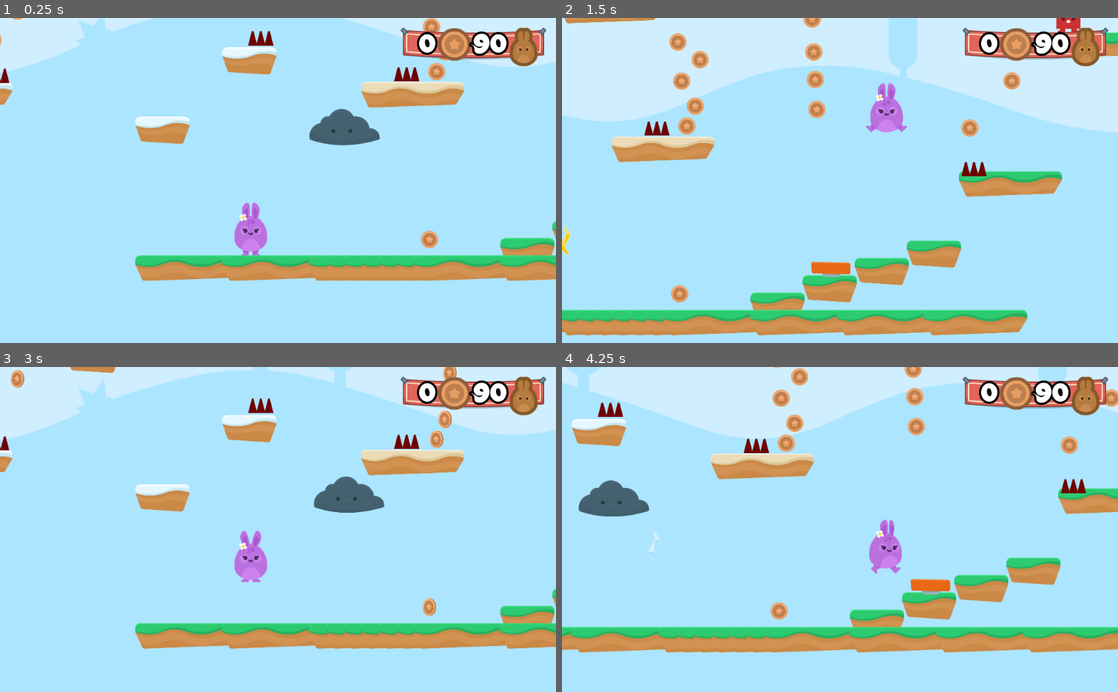
Above: before the commit, frames 1-4 (two rows, left to right).
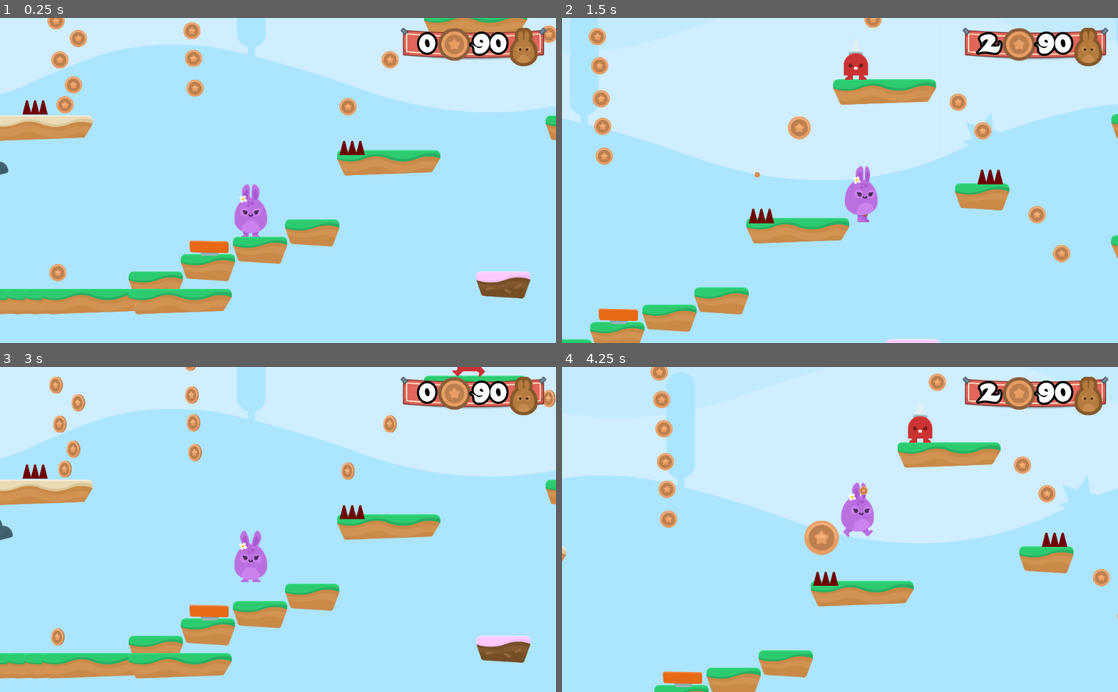
Above: after the commit, the same moments.

Repository: Roopaish/Godot-Game-Development
Game: Godot game, scene res://Levels/Level1.tscn
Same seed, same stepped clock (60 frames per second), same inputs: the game is played once before the commit and once after it.
Inputs:
- Up to frame 1 (0.25 s): no input
- Up to frame 2 (1.5 s): hold Right (right) from 0.53 s (still down); tap Up (jump) at 0.77 s
- Up to frame 3 (3 s): tap Up (jump) at 1.52 s; release Right (right) at 2.03 s; hold Left (left) 2.03-2.75 s; click "Try Again" at 2.75 s
- Up to frame 4 (4.25 s): hold Right (right) from 3.53 s (still down); tap Up (jump) at 3.77 s

The runs differ from the first frame. In frame 1, 31% of the frame differs, in the area x 0-100%, y 0-92%; in frame 2, 38%; in frame 3, 31%; in frame 4, 49%, in the area x 0-100%, y 0-100%.

Commit message:
game done

Diff:
--- /dev/null
+++ b/Hoppy Days/Items/Portal.gd
@@ -0,0 +1,4 @@
+extends Node2D
+
+func _on_Area2D_body_entered(body):
+	get_tree().call_group("Gamestate", "win_game")
--- /dev/null
+++ b/Hoppy Days/Items/Portal.tscn
@@ -0,0 +1,62 @@
+[gd_scene load_steps=7 format=2]
+
+[ext_resource path="res://GFX/Particles/portal_yellowParticle.png" type="Texture" id=1]
+[ext_resource path="res://GFX/Items/portal_yellow.png" type="Texture" id=2]
+[ext_resource path="res://Items/Portal.gd" type="Script" id=3]
+
+[sub_resource type="RectangleShape2D" id=1]
+extents = Vector2( 115.737, 42.5784 )
+
+[sub_resource type="Animation" id=2]
+resource_name = "PortalStretch"
+length = 2.0
+loop = true
+step = 1.0
+tracks/0/type = "value"
+tracks/0/path = NodePath(".:scale")
+tracks/0/interp = 1
+tracks/0/loop_wrap = true
+tracks/0/imported = false
+tracks/0/enabled = true
+tracks/0/keys = {
+"times": PoolRealArray( 0, 1 ),
+"transitions": PoolRealArray( 1, 1 ),
+"update": 0,
+"values": [ Vector2( 1, 1 ), Vector2( 1.25, 1 ) ]
+}
+
+[sub_resource type="ParticlesMaterial" id=3]
+emission_shape = 1
+emission_sphere_radius = 64.0
+flag_disable_z = true
+gravity = Vector3( 0, 98, 0 )
+orbit_velocity = 0.25
+orbit_velocity_random = 0.0
+
+[node name="Portal" type="Node2D"]
+script = ExtResource( 3 )
+
+[node name="Area2D" type="Area2D" parent="."]
+collision_layer = 0
+
+[node name="Sprite" type="Sprite" parent="Area2D"]
+texture = ExtResource( 2 )
+
+[node name="CollisionShape2D" type="CollisionShape2D" parent="Area2D"]
+visible = false
+shape = SubResource( 1 )
+
+[node name="AnimationPlayer" type="AnimationPlayer" parent="Area2D"]
+autoplay = "PortalStretch"
+anims/PortalStretch = SubResource( 2 )
+
+[node name="Particles2D" type="Particles2D" parent="Area2D"]
+lifetime = 2.0
+randomness = 0.72
+process_material = SubResource( 3 )
+texture = ExtResource( 1 )
+
+[node name="Timer" type="Timer" parent="Area2D"]
+
+[connection signal="body_entered" from="Area2D" to="." method="_on_Area2D_body_entered"]
+[connection signal="timeout" from="Area2D/Timer" to="." method="_on_Timer_timeout"]
--- a/Hoppy Days/Levels/GameState.gd
+++ b/Hoppy Days/Levels/GameState.gd
@@ -32,3 +32,6 @@
 
 func end_game():
 	get_tree().change_scene("res://Levels/GameOver.tscn")
+
+func win_game():
+	get_tree().change_scene("res://Levels/Victory.tscn")
--- a/Hoppy Days/Levels/Level1.tscn
+++ b/Hoppy Days/Levels/Level1.tscn
@@ -10,24 +10,25 @@
 [ext_resource path="res://Items/Coin.tscn" type="PackedScene" id=8]
 [ext_resource path="res://NPCs/Spikeman.tscn" type="PackedScene" id=9]
 [ext_resource path="res://NPCs/Cloud.tscn" type="PackedScene" id=10]
+[ext_resource path="res://Items/Portal.tscn" type="PackedScene" id=11]
 
 [node name="Level1" type="Node2D"]
 script = ExtResource( 6 )
 
 [node name="Player" parent="." instance=ExtResource( 1 )]
-position = Vector2( 1694.14, 1140.1 )
+position = Vector2( 3062.97, 1029.92 )
 
 [node name="TileMap" type="TileMap" parent="."]
 position = Vector2( 500, 500 )
 tile_set = ExtResource( 2 )
 collision_layer = 2
 format = 1
-tile_data = PoolIntArray( -131050, 4, 0, 8, 7, 0, 50, 2, 0,  …(243 unchanged characters)… , 3, 0, 852007, 3, 0, 917540, 3, 0, 983073, 3, 0, 1114104, 2, 0, 1114109, 2, 0, 1048588, 2, 0, 1048593, 2, 0, 1048598, 2, 0, 1048599, 2, 0, 1048600, 2, 0, 1048601, 2, 0, 1048602, 2, 0, 1048603, 2, 0, 1048604, 2, 0, 1048609, 2, 0, 1048614, 2, 0, 1048619, 2, 0, 1048634, 2, 0, 1048639, 2, 0, 1048644, 2, 0, 1048649, 2, 0, 1048654, 2, 0, 1048669, 2, 0, 1048674, 2, 0, 1048679, 2, 0, 1048680, 2, 0, 1048681, 2, 0, 1048682, 2, 0, 1048683, 2, 0, 1048684, 2, 0, 1048685, 2, 0, 1048690, 2, 0, 1048695, 2, 0, 1048705, 2, 0, 1048710, 2, 0, 1048725, 2, 0 )
+tile_data = PoolIntArray( -131050, 4, 0, 8, 7, 0, 50, 2, 0,  …(243 unchanged characters)… , 3, 0, 852007, 3, 0, 917540, 3, 0, 983046, 1, 0, 983056, 1, 0, 983073, 3, 0, 983093, 1, 0, 1114104, 2, 0, 1114109, 2, 0, 1048598, 2, 0, 1048599, 2, 0, 1048600, 2, 0, 1048601, 2, 0, 1048602, 2, 0, 1048603, 2, 0, 1048604, 2, 0, 1048609, 2, 0, 1048639, 2, 0, 1048644, 2, 0, 1048649, 2, 0, 1048654, 2, 0, 1048669, 2, 0, 1048674, 2, 0, 1048684, 2, 0, 1048685, 2, 0, 1048694, 2, 0, 1048705, 2, 0, 1048710, 2, 0, 1048725, 2, 0 )
 
 [node name="Hazards" type="Node" parent="."]
 
 [node name="SpikeTop" parent="Hazards" instance=ExtResource( 3 )]
-position = Vector2( 1730.8, 724.813 )
+position = Vector2( 1641, 733.793 )
 
 [node name="SpikeTop2" parent="Hazards" instance=ExtResource( 3 )]
 position = Vector2( 2268.2, 857.749 )
@@ -173,3 +174,6 @@
 
 [node name="Cloud4" parent="NPCs" instance=ExtResource( 10 )]
 position = Vector2( 8220.93, 473.944 )
+
+[node name="Portal" parent="." instance=ExtResource( 11 )]
+position = Vector2( 10137.7, 1475.86 )
--- /dev/null
+++ b/Hoppy Days/Levels/Victory.tscn
@@ -0,0 +1,19 @@
+[gd_scene load_steps=2 format=2]
+
+[ext_resource path="res://Levels/GameOver.tscn" type="PackedScene" id=1]
+
+[node name="Victory" instance=ExtResource( 1 )]
+
+[node name="VBoxContainer" parent="CenterContainer" index="0"]
+margin_left = 236.0
+margin_right = 787.0
+
+[node name="Label" parent="CenterContainer/VBoxContainer" index="0"]
+margin_right = 551.0
+text = "You Win"
+
+[node name="RestartButton" parent="CenterContainer/VBoxContainer" index="1"]
+margin_right = 551.0
+
+[node name="Label" parent="CenterContainer/VBoxContainer/RestartButton" index="0"]
+text = "Play Again"
--- a/Hoppy Days/Player/Player.gd
+++ b/Hoppy Days/Player/Player.gd
@@ -2,10 +2,10 @@
 
 var motion = Vector2() # Defining a 2D vector, to access position of sprite
 
-const SPEED = 1500
+const SPEED = 1000
 const GRAVITY = 150
 const UP = Vector2(0, -1) # To determine what is a floor, Vector2(0,0) is default which tells everything is a wall
-const JUMP_SPEED = 2500
+const JUMP_SPEED = 3000
 const WORLD_LIMIT = 4000
 const BOOST_MULTIPLIER = 1.5
 
Not shown: 1 places in Hoppy Days/Levels/Level1.tscn that only renumber resources
Not shown, changed: README.md
